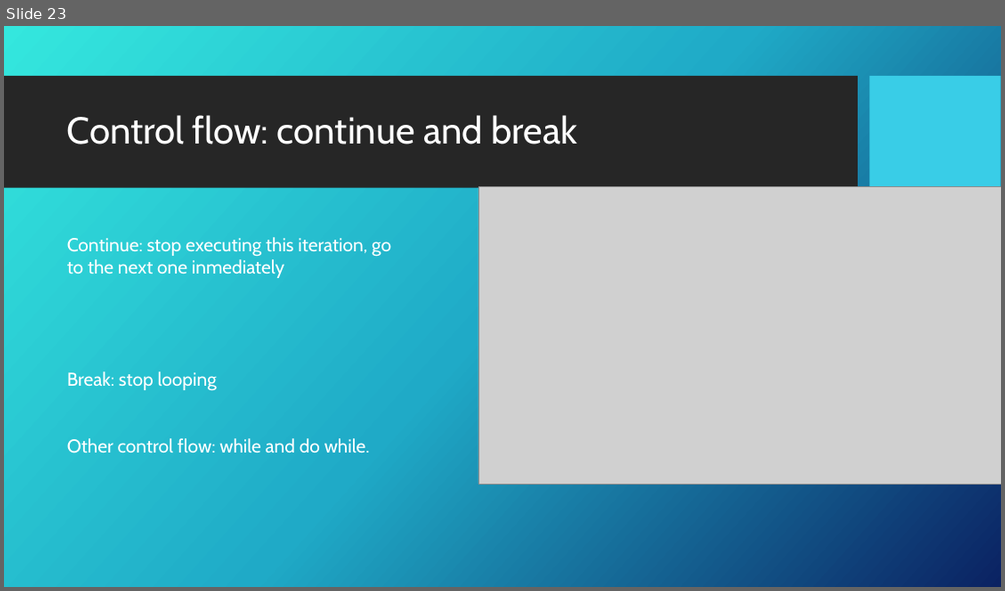
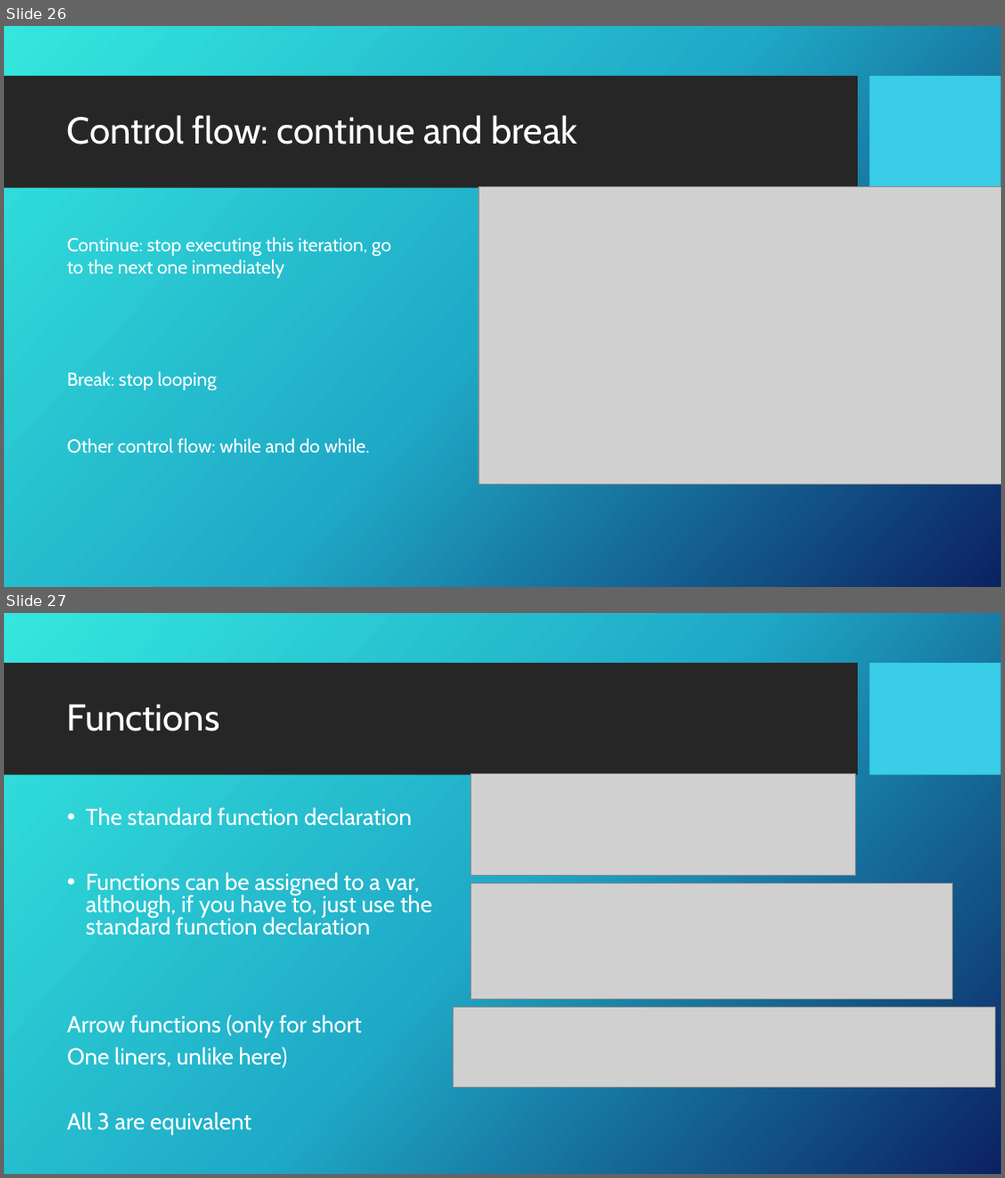
Before and after one commit to GDSC-ADEK/dart-flutter-course, a slide deck: week2/week2_slideshow.pptx. Shown one above the other, each under a label of ours: slide 23 before the commit, slides 26 and 27 after it. The pictures are 1005x591 and 1005x1178 pixels, drawn with LibreOffice and Linux fonts; fonts in the diff are those of the drawing; grey boxes stand for pictures; background and template pictures are left out. Boxes give left, top, right and bottom in pixels: in the first picture for what was removed or moved away, otherwise in the second. Text is boxed around its words. In the diff, an @@ line names an element or a change of style, - is before the commit and + after.

```diff
--- a/week2/week2_slideshow.pptx
+++ b/week2/week2_slideshow.pptx
@@ slide 27 added at bbox=[4, 613, 1001, 1174], background picture (left out); not listed: 2 template elements that a slide beside it also shows @@
@@ title added at bbox=[67, 704, 220, 731], 36 pt, text #FFFFFF @@
+Functions
@@ picture added at bbox=[470, 774, 855, 876] @@
@@ text added at bbox=[67, 807, 432, 1135], 22.2 pt, text #FFFFFF @@
+• The standard function declaration
+• Functions can be assigned to a var, although, if you have to, just use the standard function declaration
+Arrow functions (only for short
+One liners, unlike here)
+All 3 are equivalent
@@ picture added at bbox=[470, 883, 953, 999] @@
@@ picture added at bbox=[453, 1007, 995, 1087] @@
@@ what was slide 23 is now slide 26 @@
```
Also in this commit, not shown: 15 slides changed, 7 other slides added, 8 other files.
